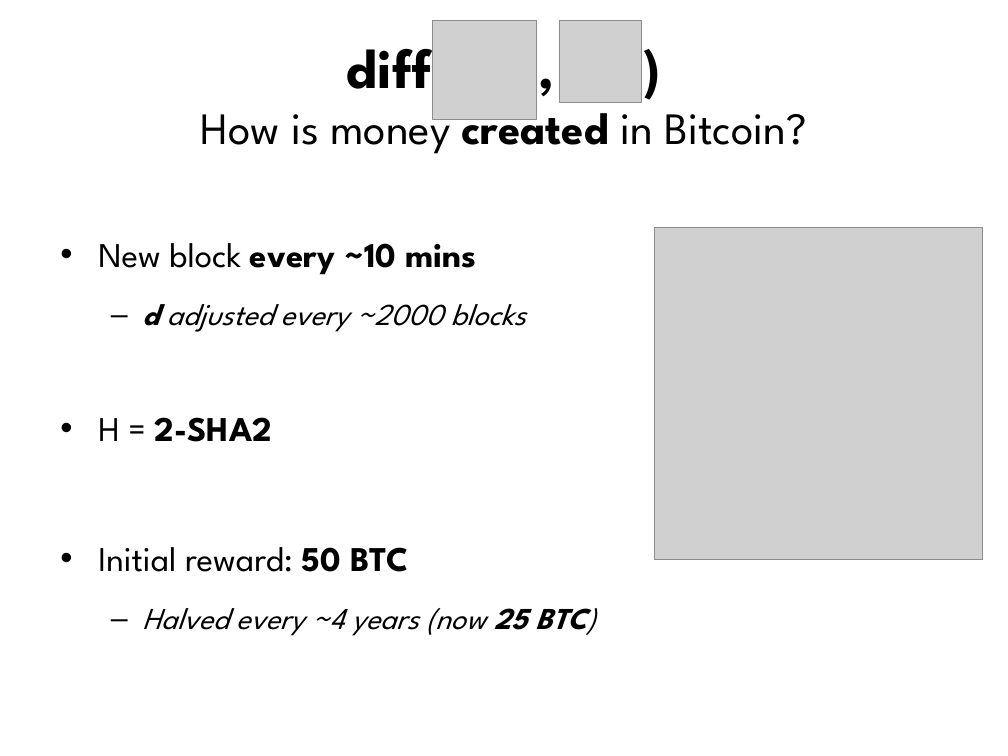
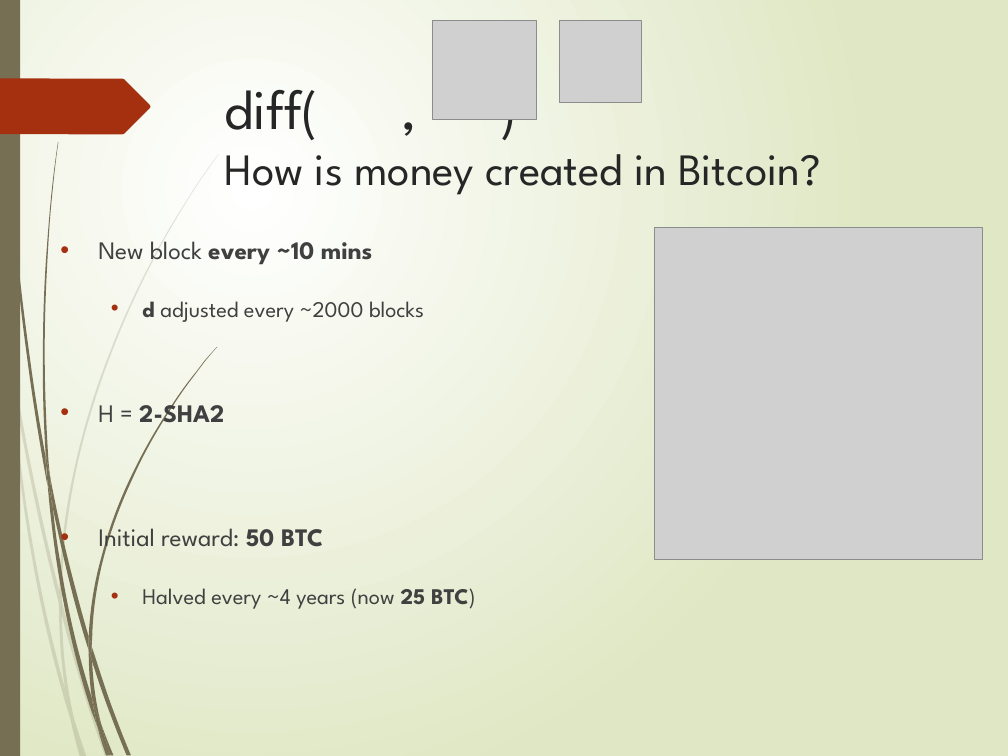
Before and after one commit to jupadhya1/Twitter-Sentimental-Analysis, a slide deck: slide 25 of BTC-Mining.pptx. Drawn at 1008x756 pixels with LibreOffice and Linux fonts; fonts in the diff are those of the drawing; grey boxes stand for pictures. Boxes give left, top, right and bottom in pixels: in the first picture for what was removed or moved away, otherwise in the second. Text is boxed around its words. In the diff, an @@ line names an element or a change of style, - is before the commit and + after.

```diff
--- a/BTC-Mining.pptx
+++ b/BTC-Mining.pptx
@@ background #FFFFFF to gradient #FFFFFF to #DFE8C4 @@
@@ rectangle added at box(0, 0, 20, 756), fill #766F54 @@
@@ freeform shape added at box(0, 79, 150, 135), fill #A53010 @@
@@ title "diff( , ) How is ...": place and size @@
-title "diff( , ) How is ..." at box(201, 32, 807, 154)
+title "diff( , ) How is ..." at box(224, 90, 821, 195)
@@ title "diff( , ) How is ..." at box(224, 90, 821, 195): text colour #000000 to #262626; bold off in "diff( , ) created"; alignment centre to left; vertical alignment middle to top @@
@@ text "New block every ~10 mins" at box(98, 241, 475, 609): size 24.8 to 18 pt in "New block every ~10 mins", "H = 2-SHA2", "Initial reward: 50 BTC"; text colour #000000 to #404040; size 21.7 to 16 pt, italic off in "d adjusted every ~2000 blocks", "Halved every ~4 years (now 25 BTC)"; line spacing 1.4 to 1.6; more space between paragraphs; bullet – to • @@
@@ group added at box(0, 154, 219, 756): 10 freeform shapes @@
@@ group added at box(2, 0, 218, 756): 12 freeform shapes @@
```
Also in this commit, not shown: 33 other slides changed.
